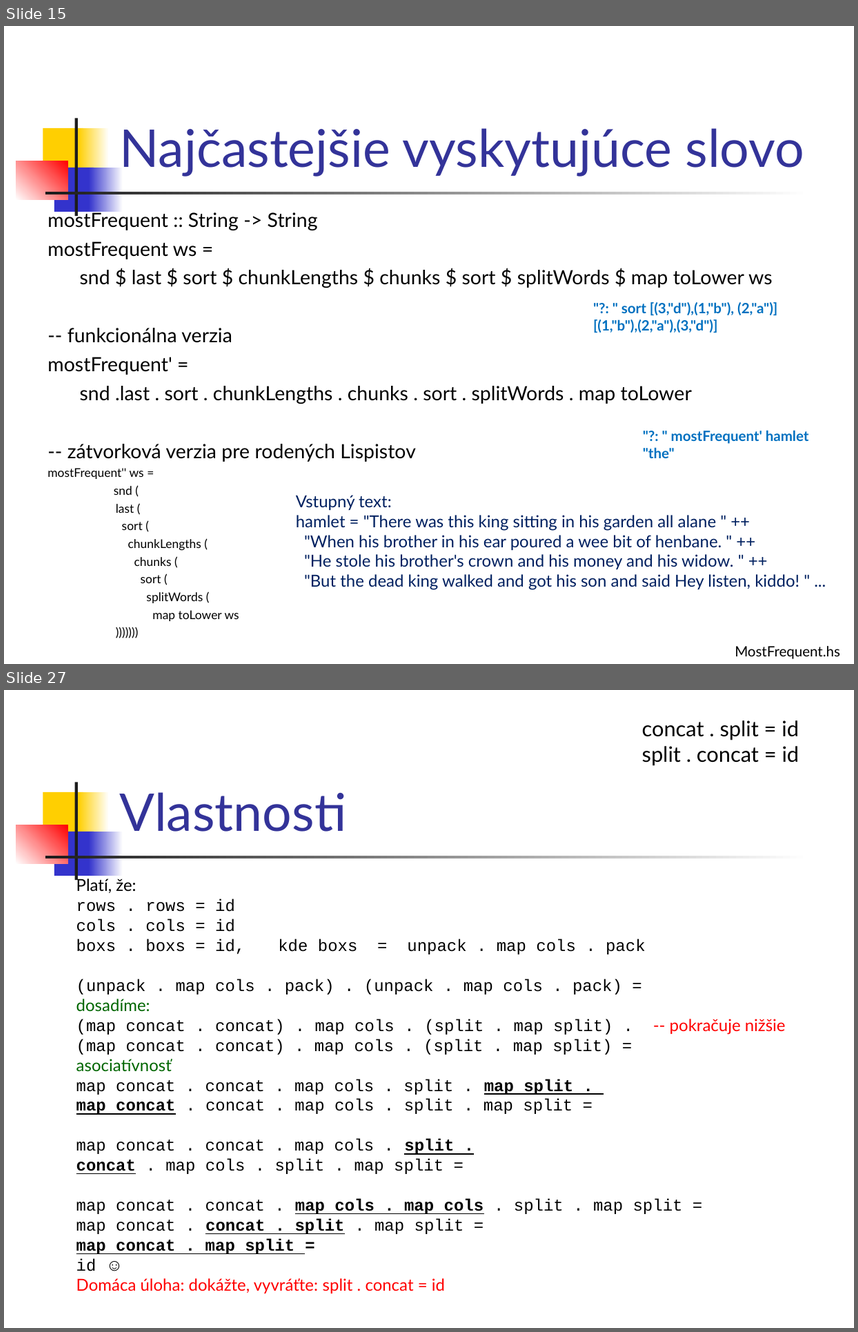
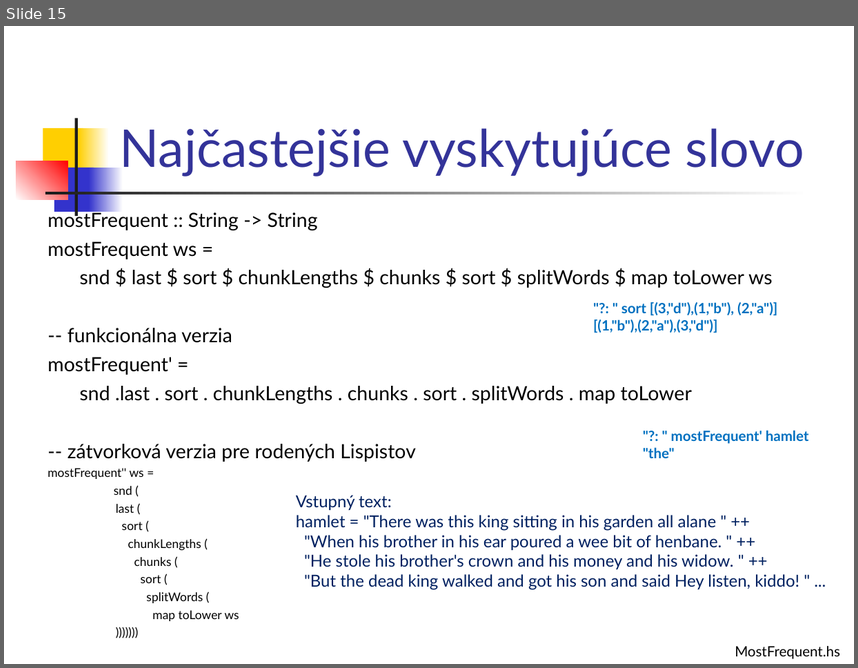
Before and after one commit to Funkcionalne/Prednasky, a slide deck: 03/03_fpro.ppt. Shown one above the other, each under a label of ours: slides 15 and 27 before the commit, slide 15 after it; the slides between them are not shown. The pictures are 858x1332 and 858x668 pixels, drawn with LibreOffice and Linux fonts; fonts in the diff are those of the drawing. Boxes give left, top, right and bottom in pixels: in the first picture for what was removed or moved away, otherwise in the second. Text is boxed around its words. In the diff, an @@ line names an element or a change of style, - is before the commit and + after.

```diff
--- a/03/03_fpro.ppt
+++ b/03/03_fpro.ppt
@@ slide 27 removed at [4,690,854,1328], background #FFFFFF; not listed: 7 template elements that a slide beside it also shows @@
@@ text removed at [642,720,800,766] @@
-concat . split = id
-split . concat = id
@@ title removed at [119,792,346,831] @@
-Vlastnosti
@@ text removed at [76,876,786,1293] @@
-Platí, že:
-rows . rows = id
-cols . cols = id
-boxs . boxs = id, kde boxs = unpack . map cols . pack
-(unpack . map cols . pack) . (unpack . map cols . pack) =
-dosadíme:
-(map concat . concat) . map cols . (split . map split) . -- pokračuje nižšie
-(map concat . concat) . map cols . (split . map split) =
-asociatívnosť
-map concat . concat . map cols . split . map split .
-map concat . concat . map cols . split . map split =
-map concat . concat . map cols . split .
-concat . map cols . split . map split =
-map concat . concat . map cols . map cols . split . map split =
-map concat . concat . split . map split =
-map concat . map split =
-id ☺
-Domáca úloha: dokážte, vyvráťte: split . concat = id
```
Also in this commit, not shown: 2 slides changed, 3 slides added, 21 other slides removed, 2 other files.
